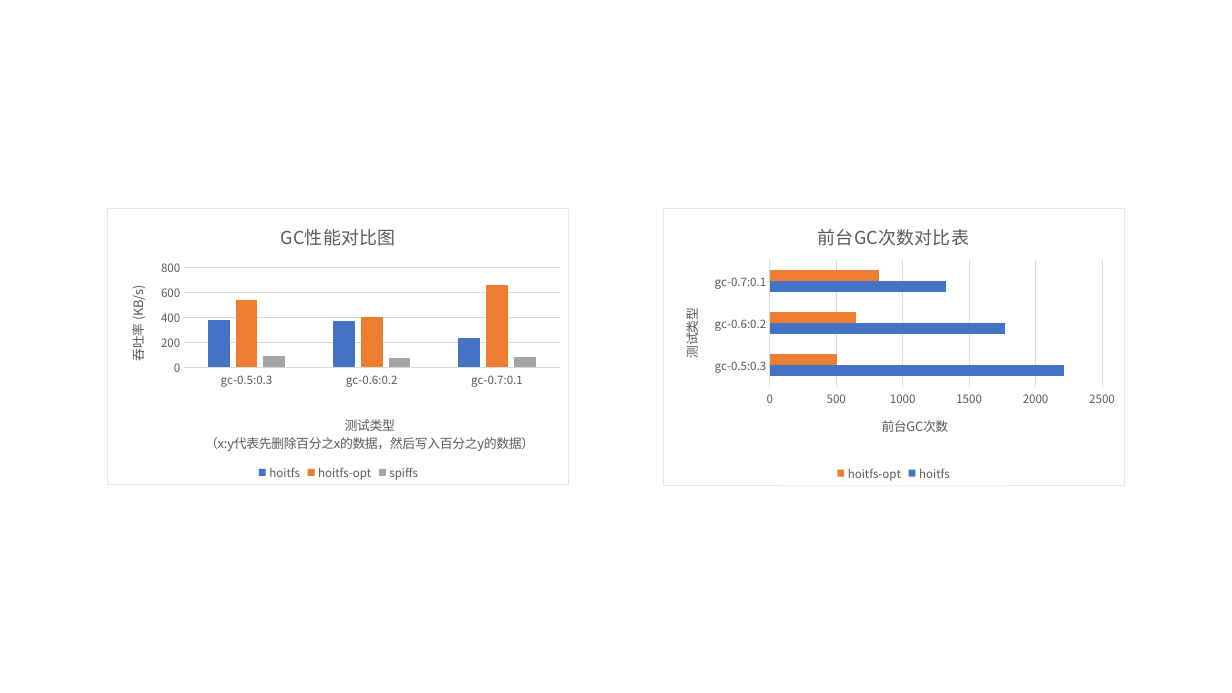
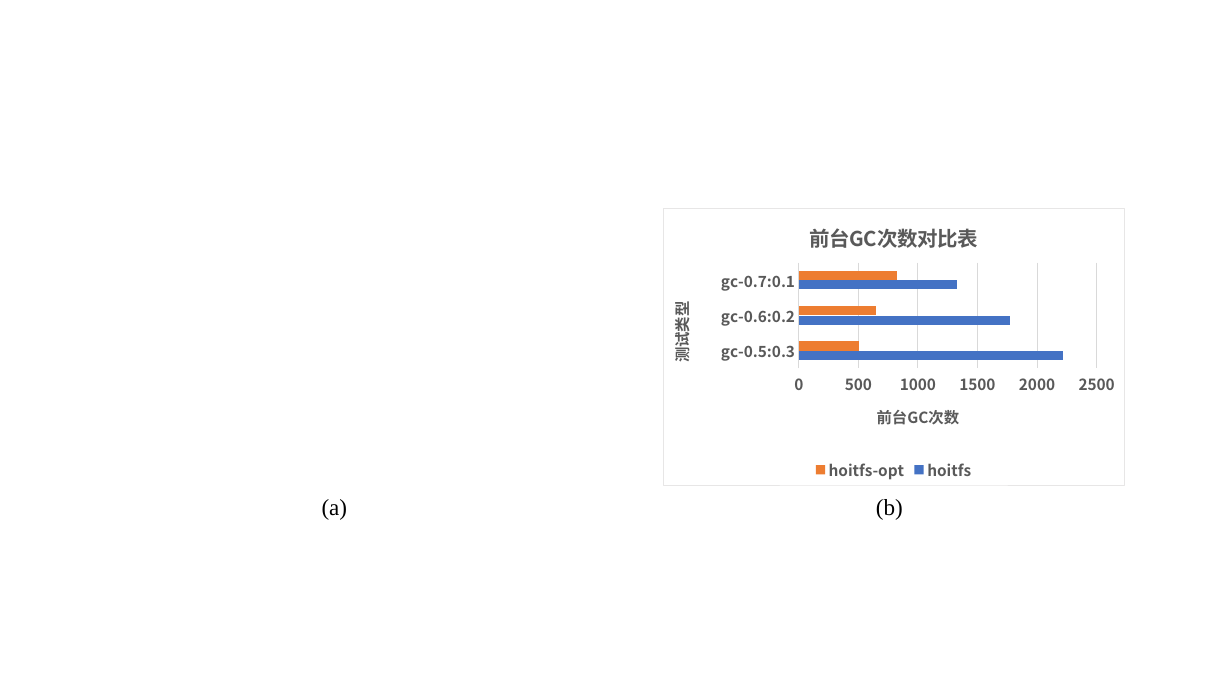
Before and after one commit to Hoit-23o2/HoitOS, a slide deck: slide 9 of Src/test-res/绘图.pptx. Drawn at 1232x693 pixels with LibreOffice and Linux fonts; fonts in the diff are those of the drawing. Boxes give left, top, right and bottom in pixels: in the first picture for what was removed or moved away, otherwise in the second. Text is boxed around its words. In the diff, an @@ line names an element or a change of style, - is before the commit and + after.

```diff
--- a/Src/test-res/绘图.pptx
+++ b/Src/test-res/绘图.pptx
@@ rectangle removed at bbox=[0, 0, 1232, 693] @@
@@ column chart removed at bbox=[107, 208, 569, 485] @@
-title "GC性能对比图 "
-categories: gc-0.5:0.3, gc-0.6:0.2, gc-0.7:0.1
-hoitfs: 380, 370, 230
-hoitfs-opt: 540, 410, 660
-spiffs: 90, 80, 80
@@ bar chart at bbox=[663, 208, 1125, 485] @@
@@ legend changed @@
@@ category axis changed @@
@@ value axis changed @@
@@ text added at bbox=[322, 499, 348, 520], 18 pt, text #000000 @@
+(a)
@@ text added at bbox=[876, 499, 903, 520], 18 pt, text #000000 @@
+(b)
```
Also in this commit, not shown: 4 other slides changed, 20 other files.
